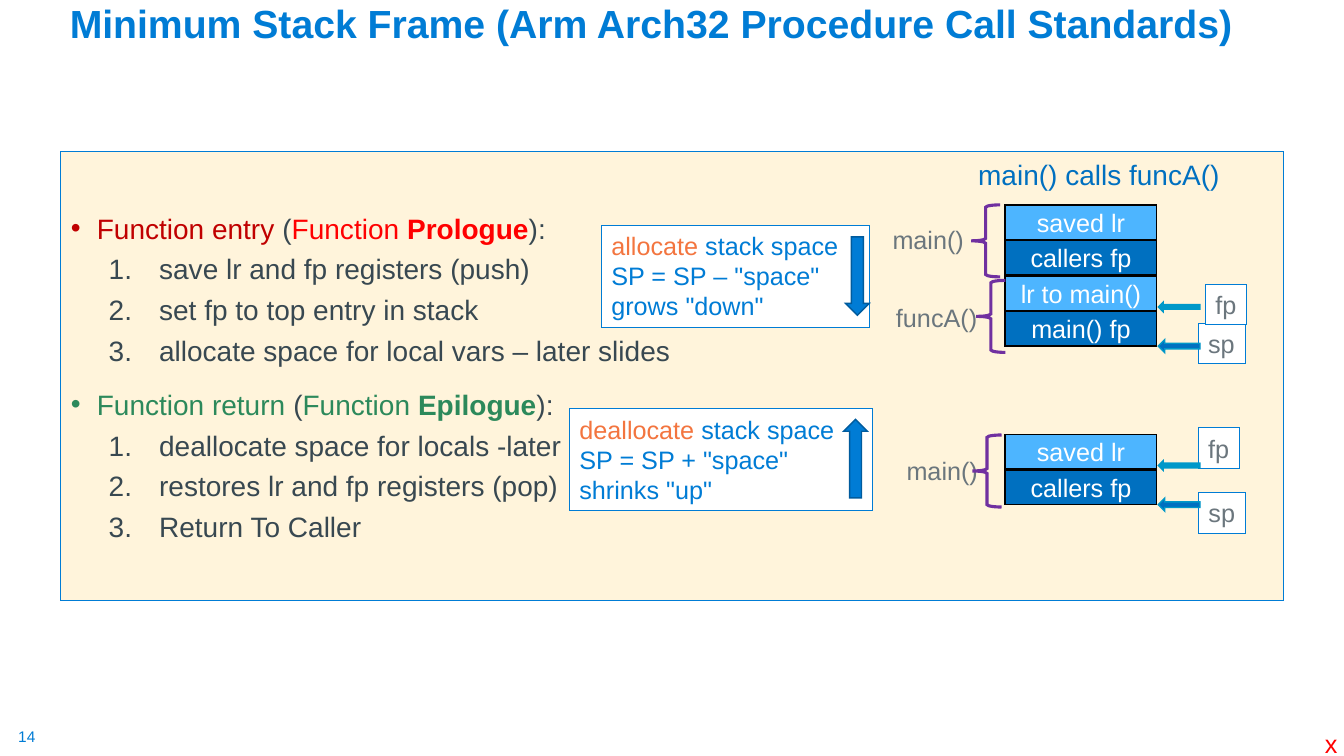
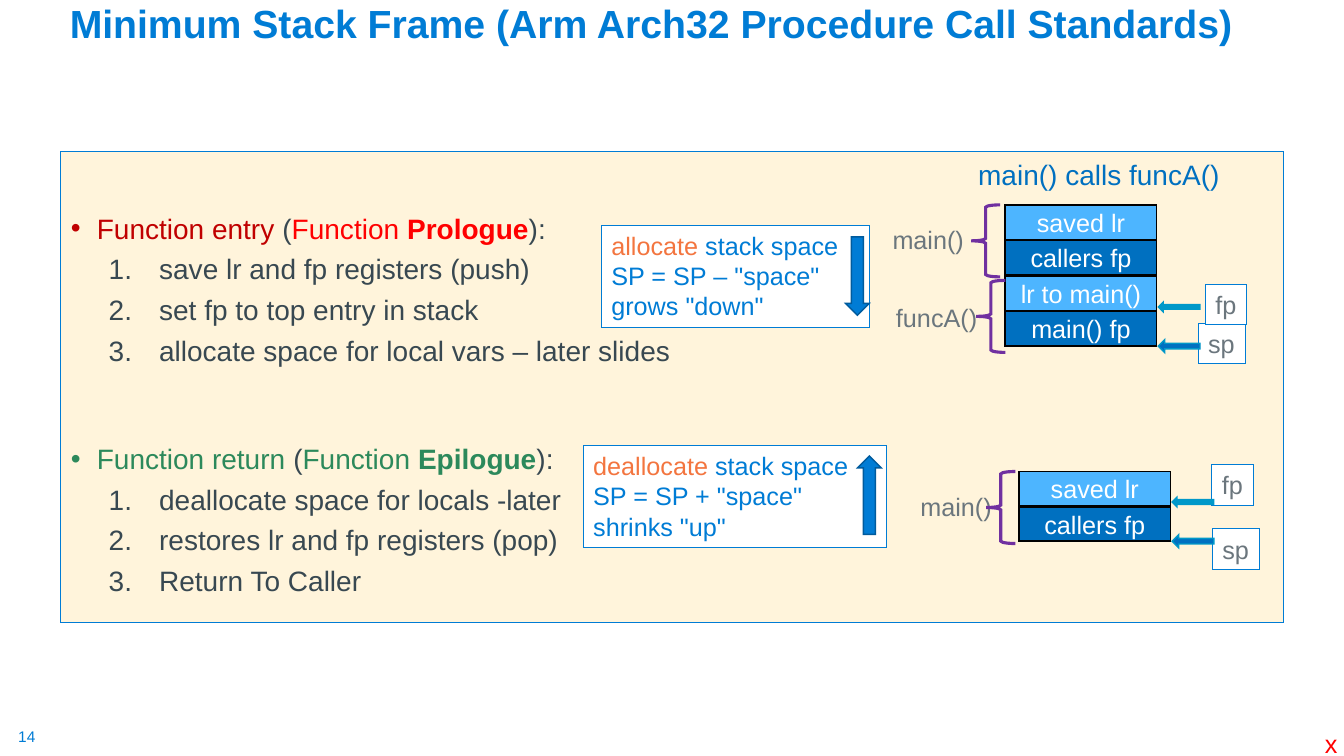
Before and after one commit to cse30-sp24/Muller-Slides, a slide deck: slide 14 of Lecture-17.pptx. Drawn at 1344x756 pixels with LibreOffice and Linux fonts; fonts in the diff are those of the drawing. Boxes give left, top, right and bottom in pixels: in the first picture for what was removed or moved away, otherwise in the second. Text is boxed around its words. In the diff, an @@ line names an element or a change of style, - is before the commit and + after.

```diff
--- a/Lecture-17.pptx
+++ b/Lecture-17.pptx
@@ text "main() calls funcA()" resized from (x1=60, y1=152, x2=1284, y2=601) to (x1=60, y1=152, x2=1284, y2=623) @@
@@ 5 rectangles, 2 left arrows, 1 text, 1 left brace, 1 down arrow moved together from (x1=570, y1=409, x2=1246, y2=532) to (x1=584, y1=446, x2=1260, y2=570) @@
```
Also in this commit, not shown: 7 other slides changed, 1 slide added, 3 other files.
